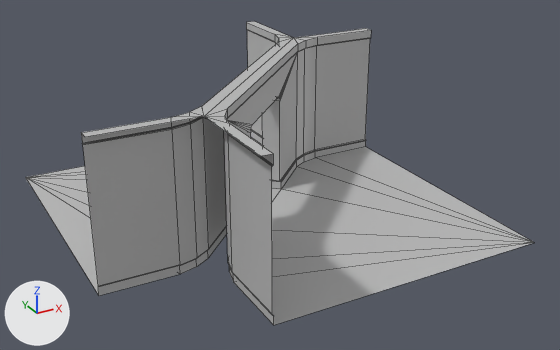
The FBX model Assets/Models/Residential Building Models/resWallDoorCorner.fbx as it was, and as the next commit left it.
One viewpoint serves both versions: a camera (50 mm lens) standing at (-6.78, -13.31, 7.29) and looking at (0.28, -0.47, 0.87). Every picture has the same lights, and +X, +Y and +Z are marked at lower left. Mesh edges are drawn as thin lines. Where no turn or scale is listed for an object, it has been applied to the vertices.

In view in the first picture: 'resWallCornerDoor'.
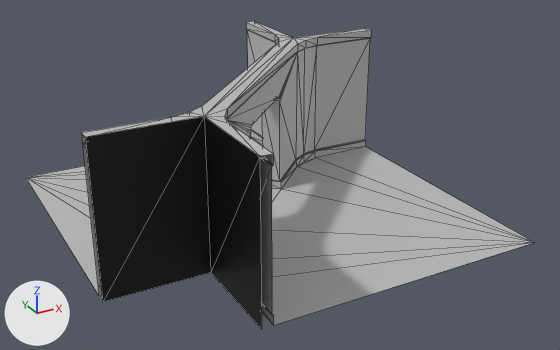
What changed in the scene script:
```text
Add mat_backfaces:
    mat_backfaces = principled_material('backfaces')
    mat_backfaces.base_color = (0.0, 0.0, 0.0)  # black #000000
Change me_mesh:
    used by ob_reswallcornerdoor; location = (0.0, 0.0, 0.0)
    remove me_mesh.from_pydata(...)  # 244 vertices, 234 faces; spans x -4.0..4.0, y -4.0..4.0, z 0.0..3.0
    add me_mesh.from_pydata(...)  # 250 vertices, 442 faces; spans x -4.0..4.0, y -4.0..4.0, z 0.0..3.0
    me_mesh part 1: 3 vertices added at x -4.0..-2.0, y -4.0..-2.0, z 0.0
    add me_mesh.materials.append(mat_backfaces)  # black #000000
```

Where the change shows, as pixel boxes (x1, y1, x2, y2) in the pictures (560 x 350 px):
'resWallCornerDoor', reshaped
    before: (26, 21, 534, 325)
    after: (26, 21, 534, 329)
part 1 of me_mesh, added (black)
    after: (85, 116, 262, 329)
